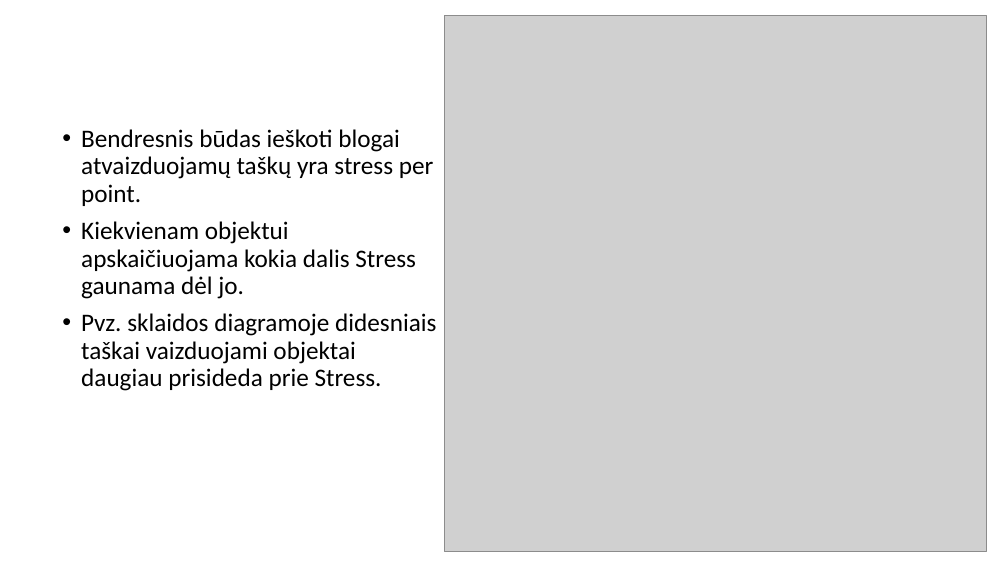
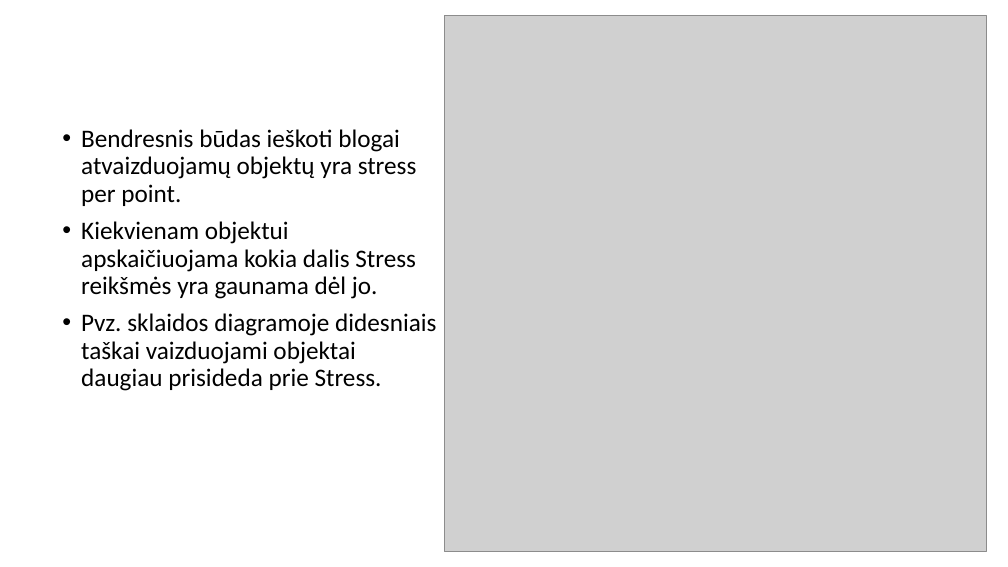
Before and after one commit to dovmar/PDVS, a slide deck: slide 32 of MDS/MDS_pristatymas.pptx (slide 26 before the commit). Drawn at 1008x567 pixels with LibreOffice and Linux fonts; fonts in the diff are those of the drawing; grey boxes stand for pictures. Boxes give left, top, right and bottom in pixels: in the first picture for what was removed or moved away, otherwise in the second. Text is boxed around its words. In the diff, an @@ line names an element or a change of style, - is before the commit and + after.

```diff
--- a/MDS/MDS_pristatymas.pptx
+++ b/MDS/MDS_pristatymas.pptx
@@ text at (81, 129, 417, 299): text changed @@
-• Bendresnis būdas ieškoti blogai atvaizduojamų taškų yra stress per point.
-• Kiekvienam objektui apskaičiuojama kokia dalis Stress gaunama dėl jo.
+• Bendresnis būdas ieškoti blogai atvaizduojamų objektų yra stress per point.
+• Kiekvienam objektui apskaičiuojama kokia dalis Stress reikšmės yra gaunama dėl jo.
```
Also in this commit, not shown: 10 other slides changed, 5 slides added, 3 slides removed, 3 other files.
